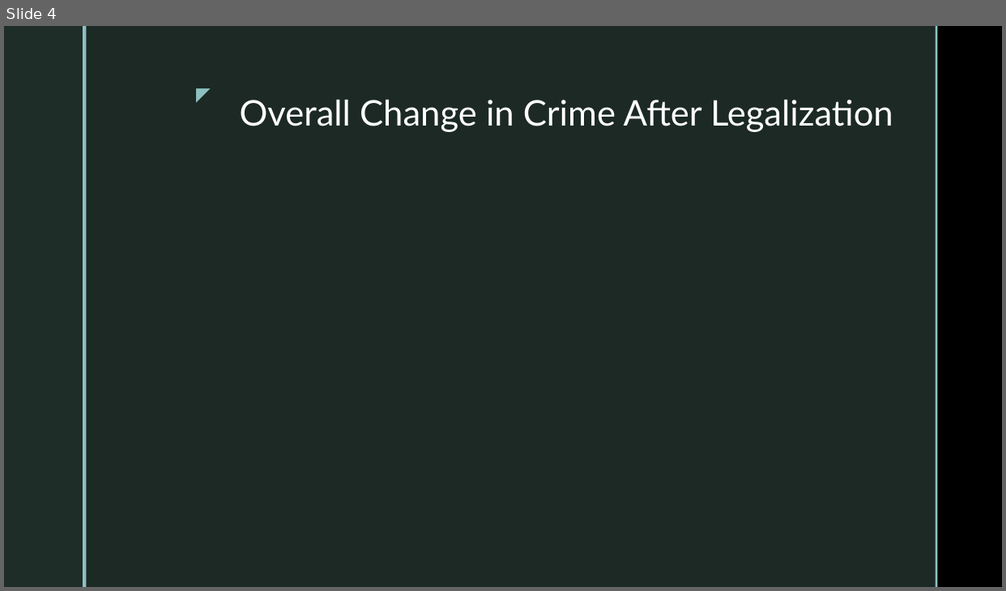
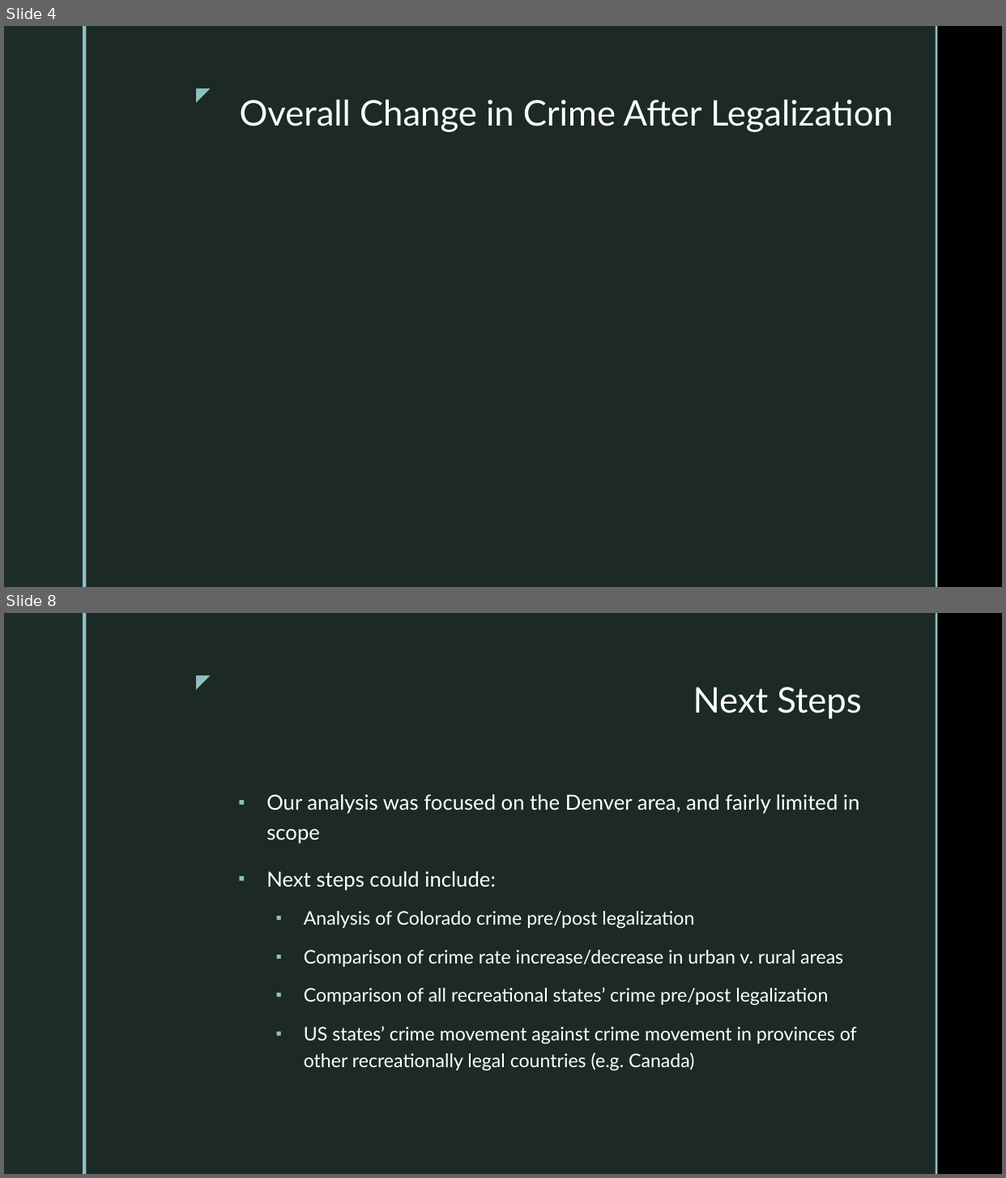
Before and after one commit to zapatos24/Mod_3_Final_Project, a slide deck: presentation_mod_3.pptx. Shown one above the other, each under a label of ours: slide 4 before the commit, slides 4 and 8 after it; the slides between them are not shown. The pictures are 1006x591 and 1006x1178 pixels, drawn with LibreOffice and Linux fonts; fonts in the diff are those of the drawing; background and template pictures are left out. Boxes give left, top, right and bottom in pixels: in the first picture for what was removed or moved away, otherwise in the second. Text is boxed around its words. In the diff, an @@ line names an element or a change of style, - is before the commit and + after.

```diff
--- a/presentation_mod_3.pptx
+++ b/presentation_mod_3.pptx
@@ slide 8 added at (4, 613, 1002, 1174), background picture (left out); not listed: 5 template elements that a slide beside it also shows @@
@@ title added at (693, 687, 861, 719), 34 pt, text #FFFFFF @@
+Next Steps
@@ text added at (266, 794, 859, 1071), 18 pt, text #FFFFFF @@
+▪ Our analysis was focused on the Denver area, and fairly limited in scope
+▪ Next steps could include:
+  ▪ Analysis of Colorado crime pre/post legalization
+  ▪ Comparison of crime rate increase/decrease in urban v. rural areas
+  ▪ Comparison of all recreational states’ crime pre/post legalization
+  ▪ US states’ crime movement against crime movement in provinces of other recreationally legal countries (e.g. Canada)
```
Also in this commit, not shown: 3 slides changed, 2 other files.
